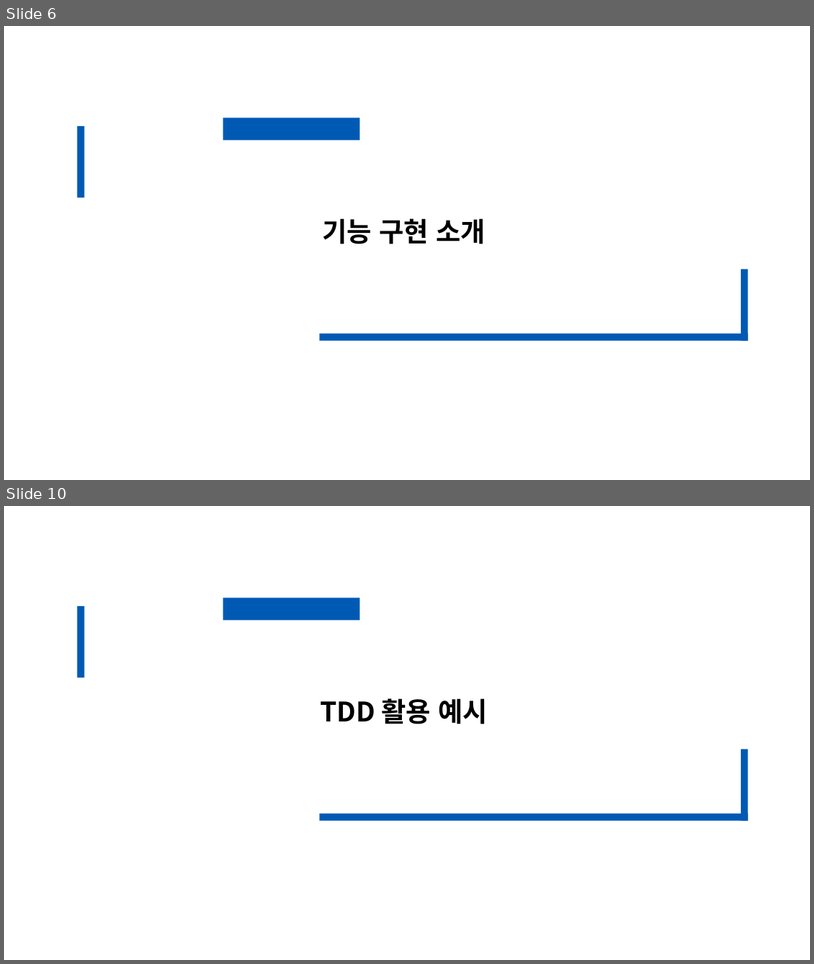
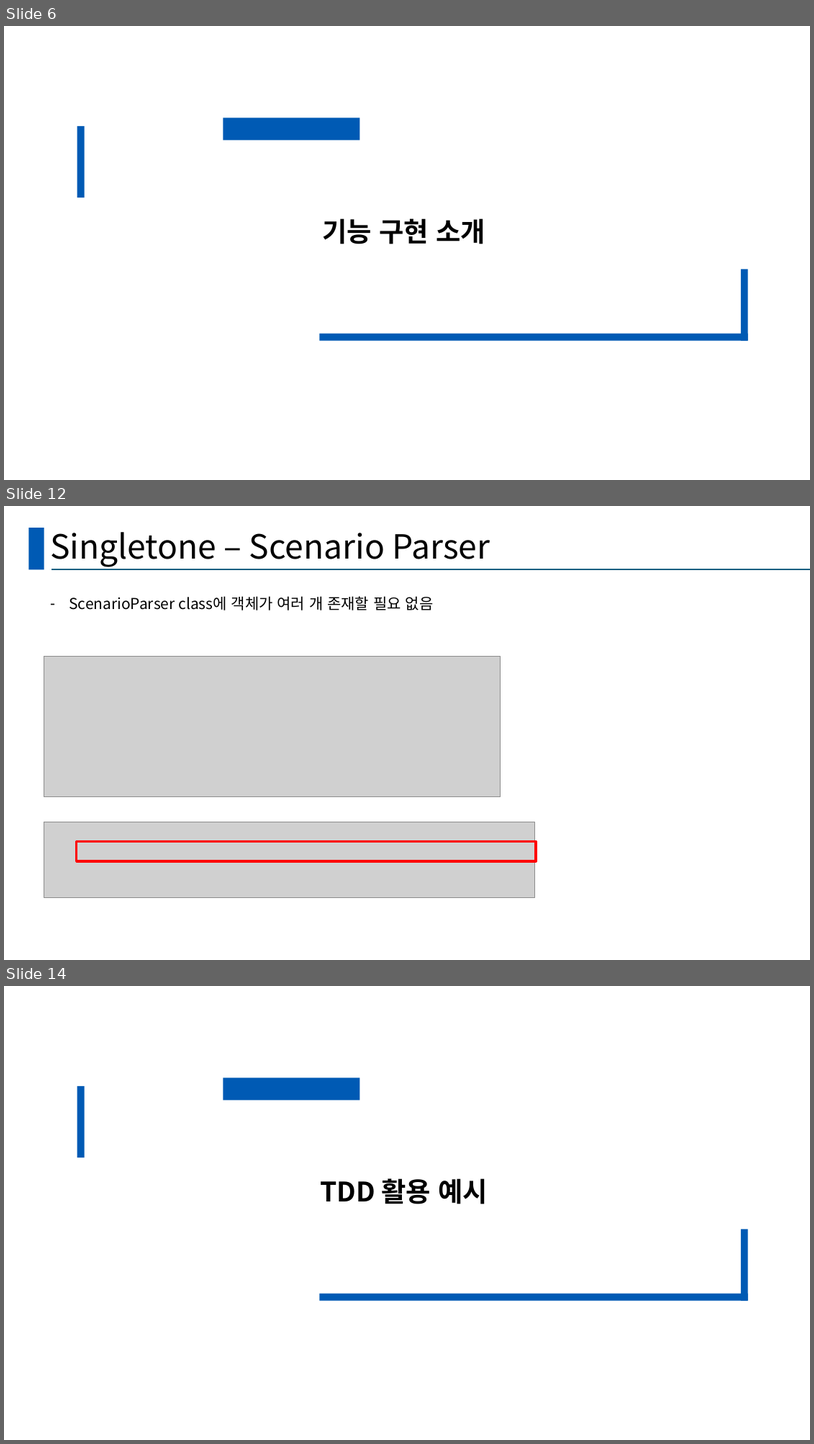
Before and after one commit to hy-ra-na/presentation_Americano, a slide deck: 발표양식.pptx. Shown one above the other, each under a label of ours: slides 6 and 10 before the commit, slides 6, 12 and 14 after it; the slides between them are not shown. The pictures are 814x964 and 814x1444 pixels, drawn with LibreOffice and Linux fonts; fonts in the diff are those of the drawing; grey boxes stand for pictures. Boxes give left, top, right and bottom in pixels: in the first picture for what was removed or moved away, otherwise in the second. Text is boxed around its words. In the diff, an @@ line names an element or a change of style, - is before the commit and + after.

```diff
--- a/발표양식.pptx
+++ b/발표양식.pptx
@@ slide 12 added at <box>4,506,810,960</box>, background #FFFFFF @@
@@ rectangle added at <box>28,528,44,569</box>, fill #005AB4 @@
@@ title added at <box>50,532,490,567</box>, 39.6 pt, text #000000 @@
+Singletone – Scenario Parser
@@ line added from (52, 569) to (810, 569), #156082 1.5 pt @@
@@ text added at <box>69,596,434,610</box>, 18 pt, text #000000 @@
+– ScenarioParser class에 객체가 여러 개 존재할 필요 없음
@@ picture added at <box>44,656,501,796</box> @@
@@ picture added at <box>44,822,535,898</box> @@
@@ rectangle added at <box>77,841,536,861</box>, outline #FF0000 3 pt @@
@@ what was slide 10 is now slide 14 @@
```
Also in this commit, not shown: 2 slides changed, 8 other slides added, 3 slides removed.
